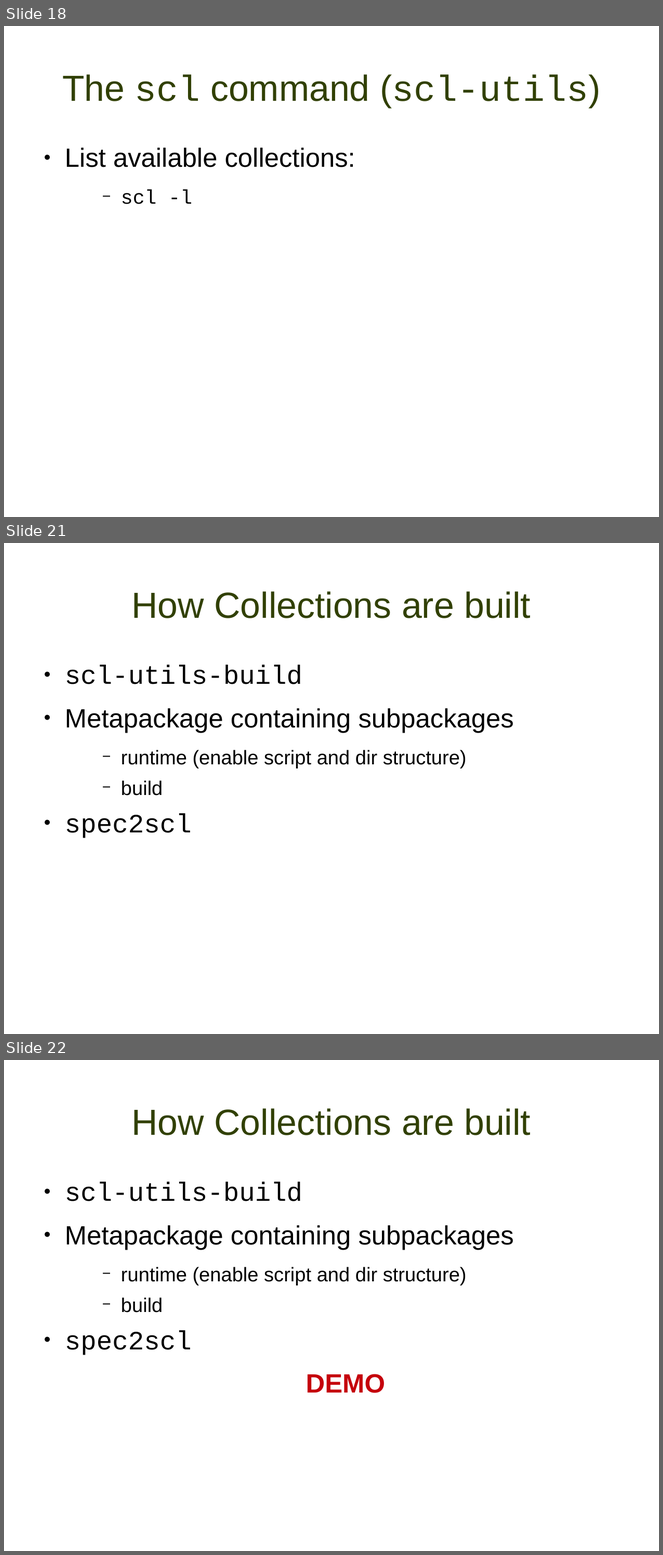
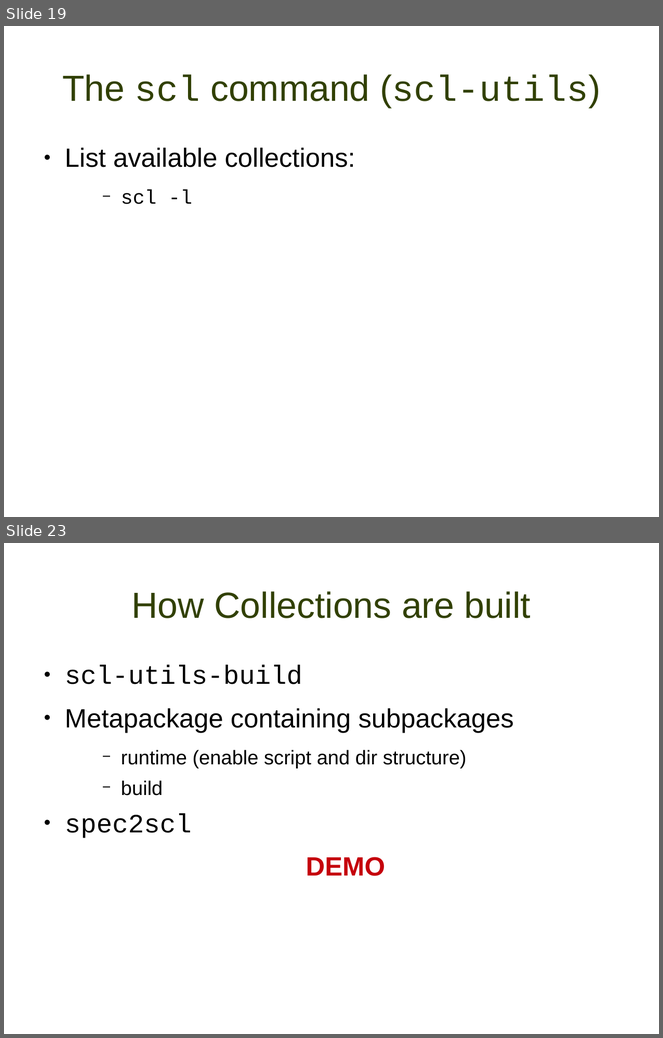
Before and after one commit to misterbonnie/presentations, a slide deck: lugdec14.odp. Shown one above the other, each under a label of ours: slides 18, 21 and 22 before the commit, slides 19 and 23 after it; the slides between them are not shown. The pictures are 663x1555 and 663x1038 pixels, drawn with LibreOffice and Linux fonts; fonts in the diff are those of the drawing; background and template pictures are left out. Boxes give left, top, right and bottom in pixels: in the first picture for what was removed or moved away, otherwise in the second. Text is boxed around its words. In the diff, an @@ line names an element or a change of style, - is before the commit and + after.

```diff
--- a/lugdec14.odp
+++ b/lugdec14.odp
@@ slide 21 removed at box(4, 543, 659, 1034), background #FFFFFF @@
@@ title removed at box(131, 591, 531, 618) @@
-How Collections are built
@@ text removed at box(65, 665, 514, 838) @@
-● scl-utils-build
-● Metapackage containing subpackages
-    − runtime (enable script and dir structure)
-    − build
-● spec2scl
@@ what was slide 18 is now slide 19 @@
@@ what was slide 22 is now slide 23 @@
```
Also in this commit, not shown: 5 slides changed, 2 slides added, 1 other slide removed.
